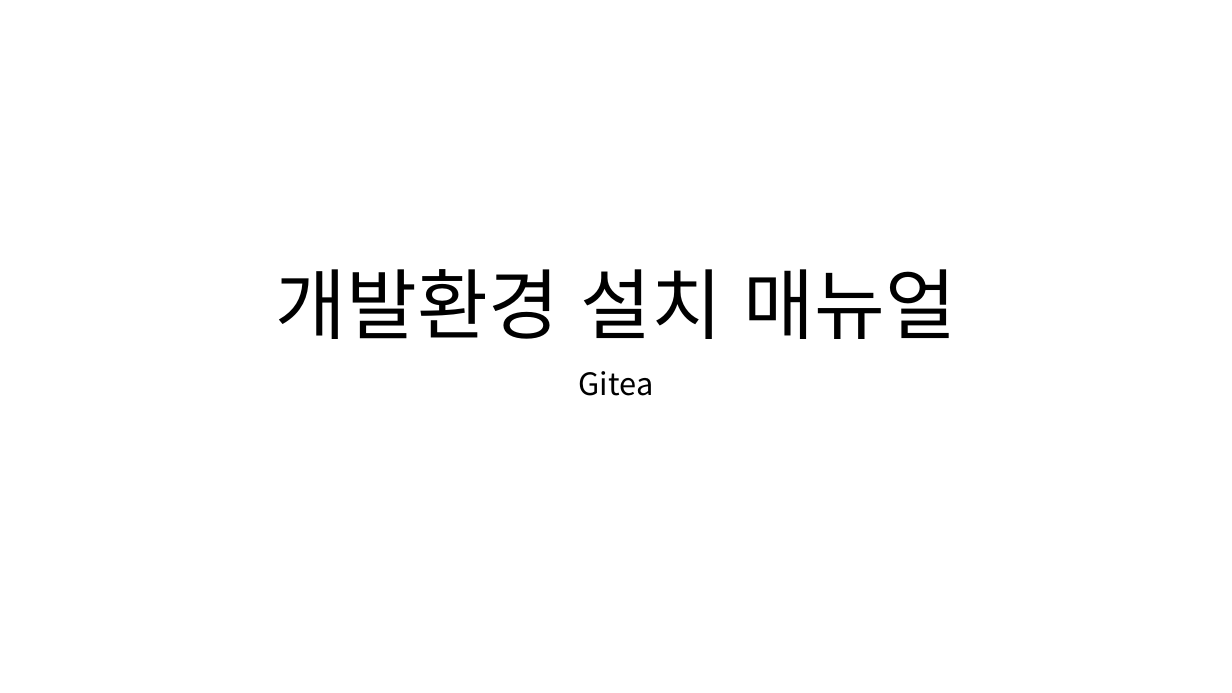
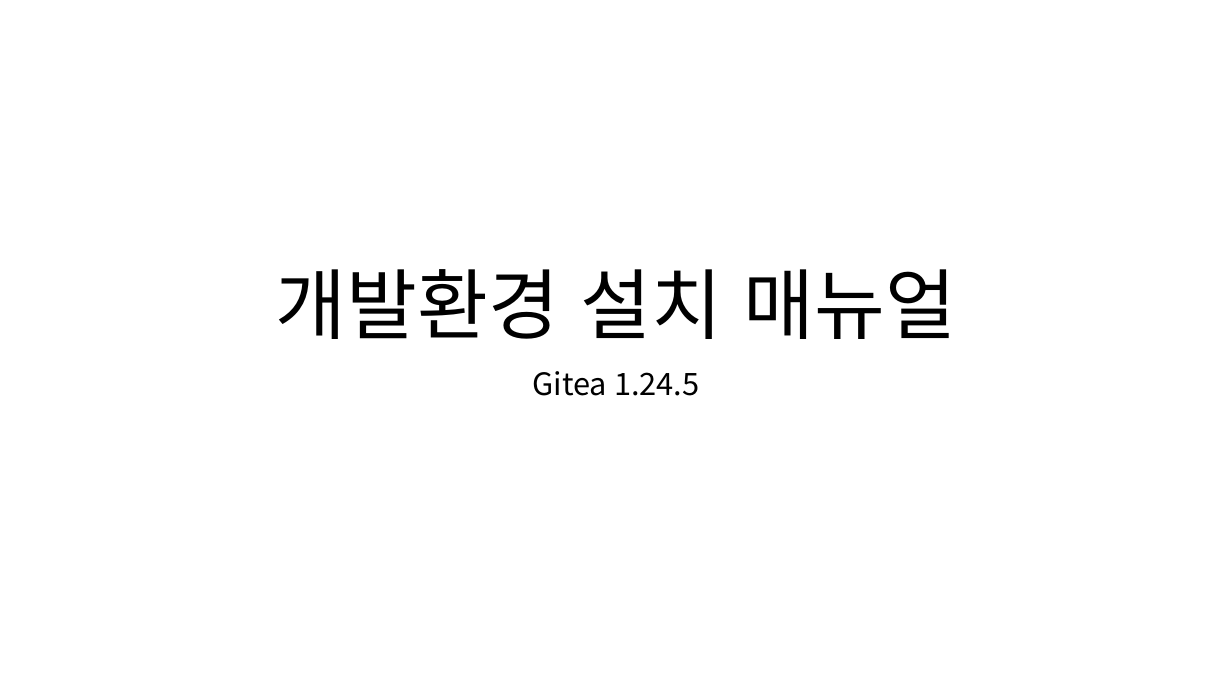
Before and after one commit to 92-seok/wooboWEB-NextJS-migration-, a slide deck: slide 1 of doc/개발환경_설치매뉴얼(Gitea).pptx. Drawn at 1232x693 pixels with LibreOffice and Linux fonts; fonts in the diff are those of the drawing. Boxes give left, top, right and bottom in pixels: in the first picture for what was removed or moved away, otherwise in the second. Text is boxed around its words. In the diff, an @@ line names an element or a change of style, - is before the commit and + after.

```diff
--- a/doc/개발환경_설치매뉴얼(Gitea).pptx
+++ b/doc/개발환경_설치매뉴얼(Gitea).pptx
@@ subtitle at (x1=532, y1=371, x2=700, y2=396): text changed @@
-Gitea
+Gitea 1.24.5
```
Also in this commit, not shown: 1 other slide changed, 3 other files.
